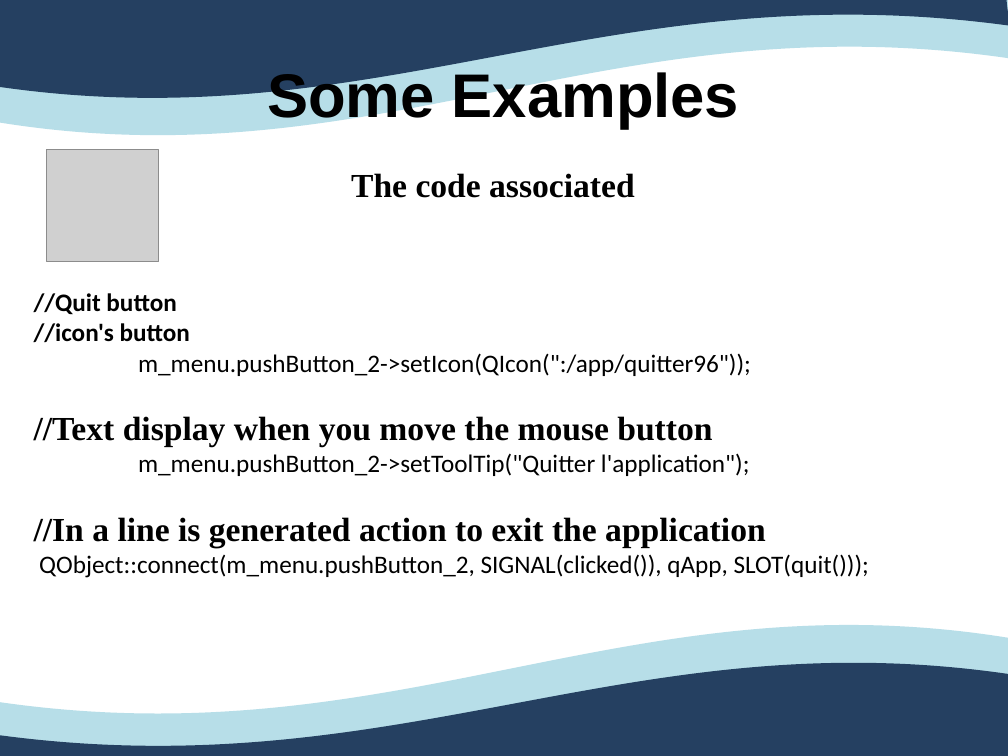
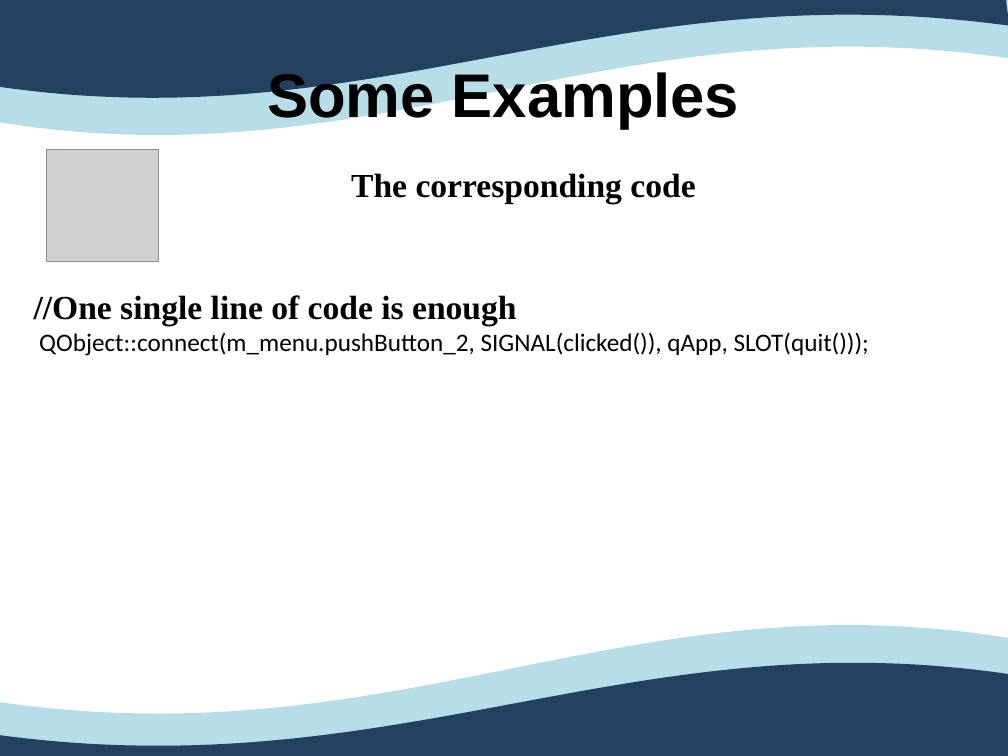
Before and after one commit to Ovan33/Immobilier, a slide deck: slide 25 of docs/Rapport/ProjetTuteureAnglais.ppt (slide 24 before the commit). Drawn at 1008x756 pixels with LibreOffice and Linux fonts; fonts in the diff are those of the drawing; grey boxes stand for pictures. Boxes give left, top, right and bottom in pixels: in the first picture for what was removed or moved away, otherwise in the second. Text is boxed around its words. In the diff, an @@ line names an element or a change of style, - is before the commit and + after.

```diff
--- a/docs/Rapport/ProjetTuteureAnglais.ppt
+++ b/docs/Rapport/ProjetTuteureAnglais.ppt
@@ freeform shape at <box>0,0,1008,98</box>: outline redrawn @@
@@ text at <box>351,173,695,203</box>: text changed @@
-The code associated
+The corresponding code
@@ text removed at <box>34,293,869,578</box> @@
-//Quit button
-//icon's button
-m_menu.pushButton_2->setIcon(QIcon(":/app/quitter96"));
-//Text display when you move the mouse button
-m_menu.pushButton_2->setToolTip("Quitter l'application");
-//In a line is generated action to exit the application
-QObject::connect(m_menu.pushButton_2, SIGNAL(clicked()), qApp, SLOT(quit()));
@@ text added at <box>34,295,869,356</box>, 18 pt, text #000000 @@
+//One single line of code is enough
+QObject::connect(m_menu.pushButton_2, SIGNAL(clicked()), qApp, SLOT(quit()));
```
Also in this commit, not shown: 21 other slides changed, 3 slides added, 2 slides removed.
